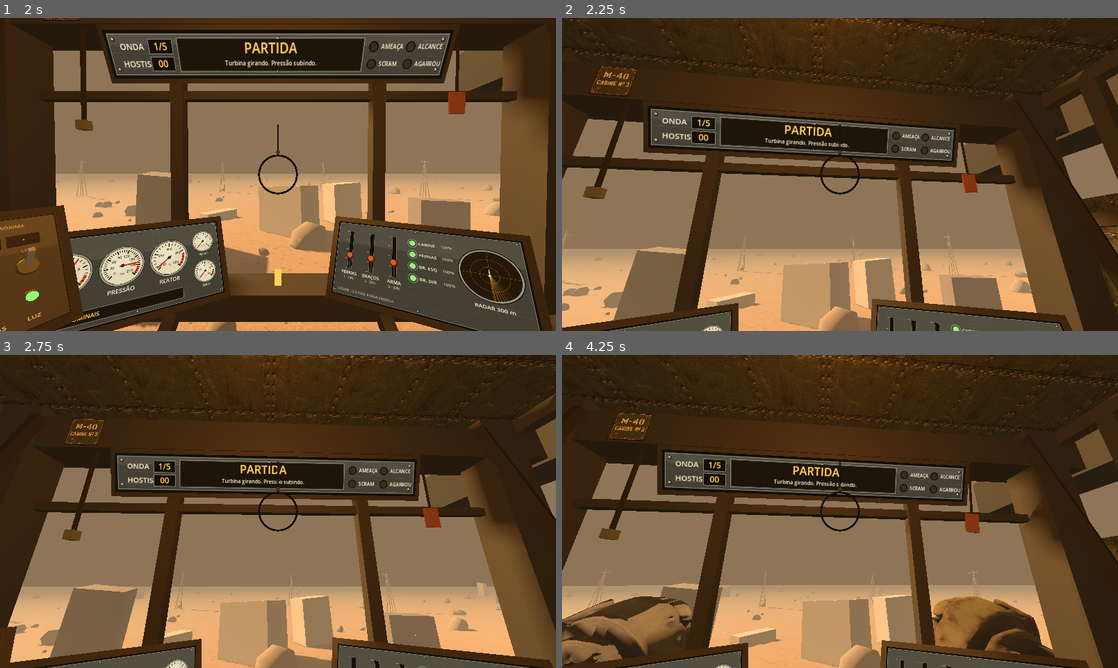
Above: before the commit, frames 1-4 (two rows, left to right).
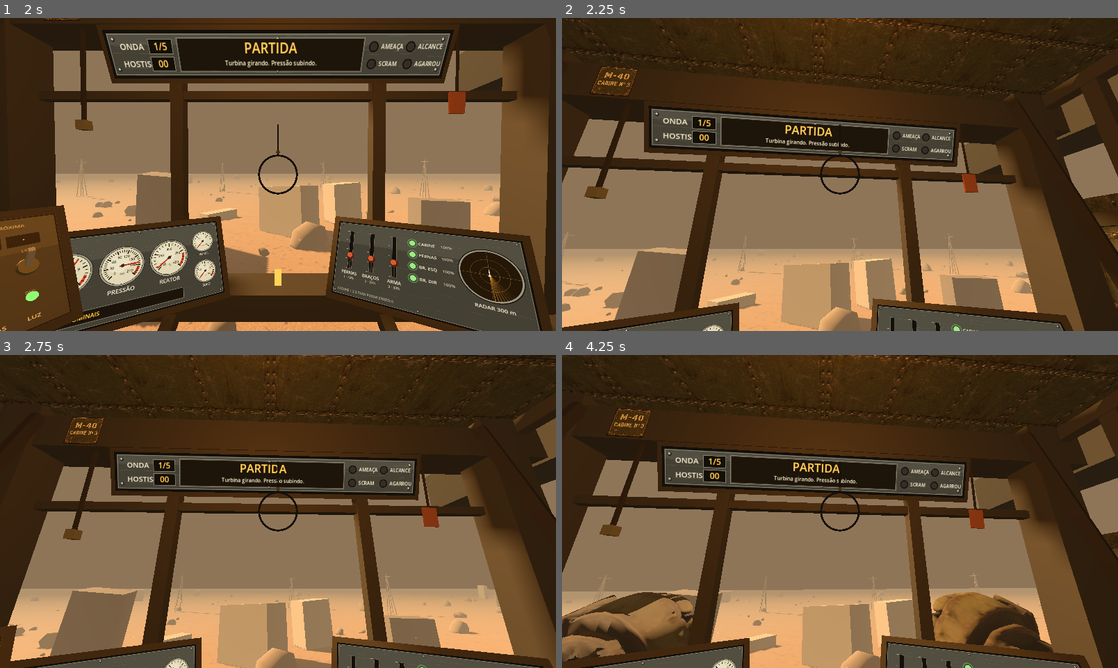
Above: after the commit, the same moments.

Repository: alanvitorb98-design/mech
Game: Godot game, scene res://main.tscn
The game is run twice, just before and just after one commit, with the same random seed, the same clock (stepped at 60 frames per second) and the same inputs.
Inputs (mouse positions are in pixels of both pictures, inside the frame that each line leads up to):
- Up to frame 1 (2 s): click "Pular a partida a frio" at 0.5 s; click "Ligar o mech" at 1.25 s
- Up to frame 2 (2.25 s): tap Enter at 2 s; move the mouse to (867, 174) at 2.02 s; hold W from 2.03 s (still down); tap Shift at 2.1 s; click (867, 174) at 2.17 s
- Up to frame 3 (2.75 s): keep holding W; tap Space at 2.27 s
- Up to frame 4 (4.25 s): keep holding W; move the mouse to (812, 511) at 2.77 s; tap Q at 2.85 s; click (812, 511) at 2.92 s; tap Space at 3.02 s; move the mouse to (851, 505) at 3.52 s; tap F at 3.6 s; click (851, 505) at 3.67 s

Frame 1 is identical in both runs. In frame 2, 3.7% of the frame differs, in the area x 0-100%, y 0-100%; in frame 3, 7.5%; in frame 4, 18%.

Commit message:
feat: peso e reação de corpo inteiro no andar e no soco do mech
Andar:
- passo de 2,2 a 2,7 s (pêndulo de perna de ~19 m), velocidade máxima 6 m/s
- fase com os dois pés no chão; corpo em velocidade constante, sem trancos
- quadril e torso passam juntos pro pé de apoio; torso não desliza mais
- molas quase criticamente amortecidas (afunda sem quicar), antecipação antes de levantar o pé
- passo de recuperação quando um empurrão forte desequilibra o mech

Soco:
- braço como massa com mola, amortecedor e força máxima da hidráulica
- mira procedural no inimigo mais próximo à frente (ou onde o piloto olha)
- impacto resolvido no contato do punho; acerto com hit-stop, coice na cabine, FOV e recuo
- golpe no vazio faz o corpo passar do ponto

Corpo e câmera:
- torso gira e inclina com o golpe, braço esquerdo recolhe, cabeça ajusta com atraso
- aceleração dos braços reage no torso, rolagem e pescoço
- cabine na suspensão, tremor por ruído suave, tranco e pulso de FOV na pisada
- capacete compensa só 30% do balanço

Co-Authored-By: Claude Opus 5.5 <noreply@anthropic.com>

Diff:
--- a/godot/scripts/main.gd
+++ b/godot/scripts/main.gd
@@ -1392,6 +1392,10 @@
 	S.punch_t = 0.25 + 0.45 * S.punch_c
 	S.punch_crel = S.punch_c * (0.45 + 0.55 * pf())
 	snd.play("hiss", 0.6 + S.punch_c)
+	# preparo: ombro direito vai pra trás, peso no pé de trás, cabeça acompanha
+	S.t_vel -= 0.25 + 0.35 * S.punch_c
+	S.sway_v += 0.3 * S.punch_c
+	S.hc_v += 0.2 * S.punch_c
 
 
 func punch_impact():
@@ -1433,8 +1437,7 @@
 			kill_crawler(cr)
 			hit = true
 	snd.play("impact", 1.0 if hit else 0.45)
-	S.shake = max(S.shake, 1.1 if hit else 0.5)
-	S.t_vel -= 0.25 * c   # recuo no torso
+	return hit
 
 
 func hit_mech(src_x, src_z, dmg):
@@ -1688,9 +1691,9 @@
 	var turn_in = ((1.0 if key(KEY_A) else 0.0) - (1.0 if key(KEY_D) else 0.0)) * unlocked
 	var v_t = 0.0
 	if fwd_in > 0.0:
-		v_t = 7.5 * leg_f * p
+		v_t = 6.0 * leg_f * p   # perna de ~19 m: acima disso a passada vira corrida
 	elif fwd_in < 0.0:
-		v_t = -2.8 * leg_f * p
+		v_t = -2.4 * leg_f * p
 	S.v = approach(S.v, v_t, (1.05 if fwd_in != 0.0 else 0.75) * (0.4 + 0.6 * p) * dt)
 	S.w = approach(S.w, turn_in * 0.3 * leg_f * p, (0.28 if turn_in != 0.0 else 0.36) * dt)
 	S.yaw += S.w * clamp(S.gf * 1.1, 0.35, 1.3) * dt
@@ -1706,6 +1709,9 @@
 	var max_acc = max_rate * 1.7
 	S.t_target = clamp(S.aim, -1.75, 1.75)   # o torso persegue pra onde o piloto olha
 	var a = clamp(5.5 * (S.t_target - S.t) - 2.4 * S.t_vel, -max_acc, max_acc)
+	var t_vel_prev = S.t_vel
+	# no golpe o motor do torso libera mais giro: o corpo acompanha o braço
+	max_rate *= 1.0 + 1.6 * S.commit
 	S.t_vel = clamp(S.t_vel + a * dt, -max_rate, max_rate)
 	S.t += S.t_vel * dt
 	if S.t > 1.8:
@@ -1724,6 +1730,16 @@
 		S.look_p = lerp(S.look_p, 0.0, kk)
 	# inclinação pela inércia
 	S.roll = lerp(S.roll, -S.w * 0.6 - S.t_vel * 0.025, min(1.0, dt * 3.0))
+	# pescoço: quando o torso dá tranco a cabeça fica pra trás e depois acerta a mira
+	var t_acc = (S.t_vel - t_vel_prev) / max(dt, 0.004)
+	S.hc_v += (-70.0 * S.hc - 11.0 * S.hc_v - t_acc * 0.35) * dt
+	S.hc = clamp(S.hc + S.hc_v * dt, -0.12, 0.12)
+	S.hp_adjv += (-55.0 * S.hp_adj - 10.0 * S.hp_adjv) * dt
+	S.hp_adj = clamp(S.hp_adj + S.hp_adjv * dt, -0.1, 0.1)
+	# reação dos braços no corpo (rolagem)
+	S.react_rollv += (-24.0 * S.react_roll - 8.0 * S.react_rollv) * dt
+	S.react_roll = clamp(S.react_roll + S.react_rollv * dt, -0.08, 0.08)
+	S.commit = max(0.0, S.commit - dt * 1.4)
 
 
 func update_legs(dt):
@@ -1732,8 +1748,11 @@
 	var fz = -cos(S.yaw)
 	var rx = cos(S.yaw)
 	var rz = -sin(S.yaw)
-	var vf = clamp(abs(S.v) / 7.0, 0.0, 1.0)
+	var vf = clamp(abs(S.v) / 6.0, 0.0, 1.0)
 	S.step_rest = max(0.0, S.step_rest - dt)
+	S.stumble = max(0.0, S.stumble - dt)
+	# ritmo de pêndulo: perna de ~19 m dá passo de 2,2 a 2,7 s
+	var t_step = clamp(2.7 - abs(S.v) * 0.085, 2.2, 2.7) / (0.6 + 0.4 * p)
 	var any_stepping = false
 	var worst = null
 	var worst_err = 0.0
@@ -1750,29 +1769,42 @@
 			worst_err = err
 			worst = L
 	var want_move = key(KEY_W) or key(KEY_S) or key(KEY_A) or key(KEY_D)
-	if not any_stepping and S.step_rest <= 0.0 and worst != null and worst_err > (0.12 if want_move else 1.1):
+	# empurrão forte tira o peso de cima dos pés: passo de recuperação, sem esperar
+	var pushed = S.push.length() > 2.5 and S.stumble <= 0.0
+	var can_step = S.step_rest <= 0.0 or pushed
+	if not any_stepping and can_step and worst != null and (worst_err > (0.3 if want_move else 1.1) or pushed):
 		var L = worst
 		L.stepping = true
 		L.t = 0.0
 		S.last_leg = L.side
-		L.dur = clamp(1.5 - abs(S.v) * 0.06, 1.05, 1.5) / (0.6 + 0.4 * p)
+		L.dur = t_step * 0.78   # 22% do ciclo com os dois pés no chão
+		if pushed:
+			L.dur = 1.1
+			S.stumble = 1.6
 		L.sx = L.x
 		L.sz = L.z
 		L.syaw = L.yaw
 		var v_e = S.v
 		if want_move and abs(S.v) > 0.05:
-			v_e = sign(S.v) * max(abs(S.v), 2.0)
-		# o pé pousa meio passo à frente do quadril, como passada de gente
-		var reach = v_e * 1.03 * L.dur + 4.2 * clamp(v_e / 6.0, -1.0, 1.0)
+			v_e = sign(S.v) * max(abs(S.v), 1.5)
+		# o pé pousa meio passo à frente de onde o quadril vai estar
+		var reach = v_e * L.dur + v_e * t_step * 0.4
 		L.tx = L.ix + fx * reach
 		L.tz = L.iz + fz * reach
+		if pushed:
+			L.tx += S.push.x * 0.9
+			L.tz += S.push.y * 0.9
 		L.tyaw = S.yaw + S.w * L.dur
 		S.P -= 3.0 + abs(S.v) * 0.8
+		# antecipação: o quadril afunda um pouco antes de tirar o pé
+		S.bob_v -= 0.5 + 0.5 * vf
 		if dt > 0.0:
 			snd.play("lift", 0.55 + 0.45 * vf, 1.2 / L.dur)
-	var gf_t = 0.55
+	var gf_t = 1.0
 	var rise_t = 0.0
-	var sway_t = 0.0
+	# peso no pé de apoio: começa a passar logo que o outro pé pousa (antes de levantar)
+	var sway_amp = 0.45 + 0.35 * vf
+	var sway_t = (S.last_leg * sway_amp) if (S.last_leg != null and (want_move or any_stepping)) else 0.0
 	var swing_side = 0.0
 	for L in legs:
 		if not L.stepping:
@@ -1780,30 +1812,34 @@
 			continue
 		L.t += dt / L.dur
 		var t = min(1.0, L.t)
-		var s = smooth(t)
+		# sobe devagar, vai pra frente, e no fim desce seco
+		var s = smooth(min(1.0, t / 0.82))
 		L.x = lerp(L.sx, L.tx, s)
 		L.z = lerp(L.sz, L.tz, s)
 		L.yaw = L.syaw + ang_wrap(L.tyaw - L.syaw) * s
-		L.y = sin(PI * pow(t, 1.4)) * (2.2 + 1.6 * vf)
-		gf_t = 0.6 + 0.65 * sin(PI * t)
-		rise_t = (0.12 + 0.2 * vf) * sin(PI * t)
-		sway_t = -L.side * (0.3 + 0.3 * vf)   # peso vai pra perna de apoio
+		L.y = sin(PI * pow(t, 1.5)) * (1.8 + 1.4 * vf)
+		gf_t = 1.0 - 0.07 * sin(PI * t)
+		rise_t = (0.15 + 0.25 * vf) * sin(PI * t)   # pêndulo invertido: corpo sobe no meio do apoio
+		sway_t = -L.side * sway_amp
 		swing_side = L.side
 		if t >= 1.0:
 			L.stepping = false
 			L.y = 0.0
 			var vol = 0.6 + 0.4 * vf
 			snd.play("step", vol)
-			S.shake = max(S.shake, 0.22 + vol * 0.25)
-			S.bob_v -= 2.4 + 3.0 * vf
-			S.nod_v -= 0.16 + 0.26 * vf
-			S.sway_v += L.side * (0.25 + 0.3 * vf)
+			S.shake = max(S.shake, 0.3 + vol * 0.3)
+			S.bob_v -= 1.6 + 2.4 * vf      # afunda devagar, sem quicar
+			S.kick_v -= 2.0 + 2.5 * vf     # pancada seca na câmera
+			S.pod_yv -= 1.0 + 1.4 * vf     # a cabine desce na suspensão
+			S.nod_v -= 0.05 + 0.07 * vf
+			S.fov_k += 0.6 + 0.8 * vf
+			S.sway_v += L.side * (0.15 + 0.2 * vf)
 			S.pend_fv += 0.8 + 1.6 * vf
 			S.pend_lv += L.side * 0.6
-			S.step_rest = 0.16 / (0.6 + 0.4 * p)
-			puff(Vector3(L.x, 1, L.z), 8.0, 0xb59a74, 1.8, 1.2)
-			puff(Vector3(L.x + rx * 3.0, 1, L.z + rz * 3.0), 5.0, 0xb59a74, 1.4, 1.0)
-			puff(Vector3(L.x - rx * 3.0, 1, L.z - rz * 3.0), 5.0, 0xb59a74, 1.4, 1.0)
+			S.step_rest = t_step * 0.22 if want_move else 0.5
+			puff(Vector3(L.x, 1, L.z), 8.0 + 4.0 * vf, 0xb59a74, 1.8 + vf, 1.2)
+			puff(Vector3(L.x + rx * 3.0, 1, L.z + rz * 3.0), 5.0 + 3.0 * vf, 0xb59a74, 1.4, 1.0)
+			puff(Vector3(L.x - rx * 3.0, 1, L.z - rz * 3.0), 5.0 + 3.0 * vf, 0xb59a74, 1.4, 1.0)
 			for cr in S.crawlers:
 				if cr.dead:
 					continue
@@ -1816,36 +1852,52 @@
 					var a = randf_range(0.0, TAU)
 					cr.x += cos(a) * 9.0
 					cr.z += sin(a) * 9.0
-	S.gf = lerp(S.gf, gf_t, min(1.0, dt * 6.0))
-	S.rise = lerp(S.rise, rise_t, min(1.0, dt * 5.0))
-	S.bob_v += (-46.0 * S.bob_y - 7.0 * S.bob_v) * dt
+	S.gf = lerp(S.gf, gf_t, min(1.0, dt * 4.0))
+	S.rise = lerp(S.rise, rise_t, min(1.0, dt * 3.0))
+	# molas quase criticamente amortecidas: massa grande não quica
+	S.bob_v += (-14.0 * S.bob_y - 7.1 * S.bob_v) * dt
 	S.bob_y += S.bob_v * dt
-	S.nod_v += (-52.0 * S.nod - 8.0 * S.nod_v) * dt
+	S.nod_v += (-30.0 * S.nod - 9.9 * S.nod_v) * dt
 	S.nod += S.nod_v * dt
+	S.kick_v += (-140.0 * S.kick - 14.0 * S.kick_v) * dt
+	S.kick += S.kick_v * dt
 	var prev_sv = S.sway_v
-	S.sway_v += (20.0 * (sway_t - S.sway) - 7.0 * S.sway_v) * dt
+	S.sway_v += (10.0 * (sway_t - S.sway) - 6.0 * S.sway_v) * dt
 	S.sway += S.sway_v * dt
-	S.arm_swing = lerp(S.arm_swing, -swing_side * (0.35 + 0.65 * vf), min(1.0, dt * 3.0))
+	S.arm_swing = lerp(S.arm_swing, -swing_side * (0.35 + 0.65 * vf), min(1.0, dt * 2.0))
+	# aceleração real do corpo (passo + empurrão), no referencial do mech
+	var vw = Vector2(fx, fz) * (S.v * S.gf) + S.push
+	var idt = 1.0 / max(dt, 0.004)
+	var acc = (vw - S.vw_prev) * idt
+	S.vw_prev = vw
+	var a_f = clamp(acc.dot(Vector2(fx, fz)), -9.0, 9.0)
+	var a_side = clamp(acc.dot(Vector2(rx, rz)), -9.0, 9.0)
+	S.v_inst = S.v * S.gf
+	# torso atrasa na aceleração (inclina pra trás ao arrancar, pra frente ao frear)
+	S.lean_fv += (-6.0 * S.lean_f - 3.4 * S.lean_fv + a_f * 0.12) * dt
+	S.lean_f = clamp(S.lean_f + S.lean_fv * dt, -0.12, 0.12)
+	# cabine pendurada na suspensão
+	S.pod_zv += (-40.0 * S.pod_z - 8.0 * S.pod_zv + a_f * 0.35) * dt
+	S.pod_z = clamp(S.pod_z + S.pod_zv * dt, -0.7, 0.7)
+	S.pod_yv += (-40.0 * S.pod_y - 8.0 * S.pod_yv) * dt
+	S.pod_y = clamp(S.pod_y + S.pod_yv * dt, -0.6, 0.6)
 	# peças penduradas: reagem à aceleração da cabine
-	var v_inst = S.v * S.gf
-	var idt = 1.0 / max(dt, 0.004)
-	var a_f = clamp((v_inst - S.v_inst) * idt, -9.0, 9.0)
-	S.v_inst = v_inst
-	var a_l = clamp((S.sway_v - prev_sv) * idt, -9.0, 9.0) + S.t_vel * 2.5 + S.w * 6.0
+	var a_l = clamp((S.sway_v - prev_sv) * idt, -9.0, 9.0) + a_side + S.t_vel * 2.5 + S.w * 6.0
 	S.pend_fv += (-13.0 * S.pend_f - 0.8 * S.pend_fv + a_f * 0.4) * dt
 	S.pend_f = clamp(S.pend_f + S.pend_fv * dt, -1.1, 1.1)
 	S.pend_lv += (-13.0 * S.pend_l - 0.8 * S.pend_lv + a_l * 0.4) * dt
 	S.pend_l = clamp(S.pend_l + S.pend_lv * dt, -1.1, 1.1)
-	# pernas humanoides: quadril em cima dos pés, joelho dobra pra frente
+	# pernas humanoides: quadril em cima dos pés, joelho dobra pra frente.
+	# o quadril inteiro (e o corpo junto) passa pro pé de apoio, sem deslizar o torso
 	var max_h = 0.0
 	for L in legs:
-		L.hx = S.pos.x + rx * (L.side * 3.6 + S.sway * 0.6)
-		L.hz = S.pos.y + rz * (L.side * 3.6 + S.sway * 0.6)
+		L.hx = S.pos.x + rx * (L.side * 3.6 + S.sway)
+		L.hz = S.pos.y + rz * (L.side * 3.6 + S.sway)
 		if not L.stepping:
 			max_h = max(max_h, hyp(L.x - L.hx, L.z - L.hz))
 	# perna esticada limita a altura do quadril
 	var cap = sqrt(max(1.0, (2.0 * LEG - 0.15) * (2.0 * LEG - 0.15) - max_h * max_h)) + ANK
-	S.body_y = lerp(S.body_y, min(HIP + S.bob_y + S.rise, cap) - HIP, min(1.0, dt * 12.0))
+	S.body_y = lerp(S.body_y, min(HIP + S.bob_y + S.rise, cap) - HIP, min(1.0, dt * 8.0))
 	var hint = Vector3(fx, 0.1, fz)
 	for L in legs:
 		var hip = Vector3(L.hx, HIP + S.body_y, L.hz)
@@ -1860,6 +1912,8 @@
 func update_punch(dt):
 	var p = pf()
 	var elec = 1.0 if S.reactor_on else 0.4
+	var a = arm_r
+	var b = arm_l
 	if S.punch_s == "charge":
 		S.punch_c = min(1.0, S.punch_c + (0.32 + 1.0 * S.E.arms) * p * elec * dt)
 		if not mouse_l:
@@ -1867,14 +1921,14 @@
 	elif S.punch_s == "windup":
 		S.punch_t -= dt
 		if S.punch_t <= 0.0:
-			S.punch_s = "strike"
-			S.punch_t = 0.17
+			start_strike(a)
 	elif S.punch_s == "strike":
 		S.punch_t -= dt
-		if S.punch_t <= 0.0:
-			punch_impact()
-			S.punch_s = "recover"
-			S.punch_t = 0.7 + 0.6 * S.punch_crel
+		# o golpe resolve quando o punho chega no alvo (ou começa a voltar), não por relógio fixo
+		var to_t = S.punch_tgt - a.pos
+		var reached = to_t.length() < 1.6 or (S.arm_vel.dot(to_t) < 0.0 and S.punch_t < 0.5)
+		if reached or S.punch_t <= 0.0:
+			resolve_punch(a)
 	elif S.punch_s == "recover":
 		S.punch_t -= dt
 		if S.punch_t <= 0.0:
@@ -1893,36 +1947,142 @@
 	S.guard = approach(S.guard, 1.0 if want_guard else 0.0, (1.0 if want_guard else 0.55) * (0.4 + 0.6 * p) * dt)
 	var gs = smooth(S.guard)
 	var swing = S.arm_swing * (1.0 - gs) * 3.4
-	# braço direito: soco
-	var a = arm_r
+	var pk = 0.5 + 0.5 * p
+	# braço direito: massa na ponta de um pistão. Mola + amortecedor + força máxima da hidráulica
 	var tgt = a.rest.lerp(a.guard, gs)
 	tgt.z -= swing
-	var cocked = Vector3(9, -2.4, 3.2)
-	var rate = 15.0
+	var c = S.punch_c
+	var cocked = Vector3(9.5, -2.0 - 1.2 * c, 3.0 + 2.2 * c)   # quanto mais carga, mais pra trás
+	var k = 45.0
+	var zeta = 0.85
+	var fmax = 160.0
 	if S.punch_s == "charge":
-		tgt = tgt.lerp(cocked, smooth(min(1.0, S.punch_c * 1.5)))
+		tgt = tgt.lerp(cocked, smooth(min(1.0, c * 1.5)))
+		k = 30.0
+		fmax = 70.0
 	elif S.punch_s == "windup":
 		tgt = cocked
+		k = 50.0
+		fmax = 120.0
 	elif S.punch_s == "strike":
-		tgt = Vector3(2.2, -1.8, -8.4)
-		rate = 190.0
+		tgt = S.punch_tgt
+		k = 220.0 + 300.0 * S.punch_crel
+		zeta = 0.32   # passa do ponto: follow-through
+		fmax = 700.0 + 1300.0 * S.punch_crel
 	elif S.punch_s == "recover":
-		rate = 13.0
-	var np = a.pos.move_toward(tgt, rate * (0.5 + 0.5 * p) * dt)
-	if S.punch_s == "charge":   # o braço treme enquanto pressuriza
-		np.x += randf_range(-0.03, 0.03) * S.punch_c
-		np.y += randf_range(-0.03, 0.03) * S.punch_c
-	a.pos = np
+		k = 14.0      # volta pesado, sem pressa
+		zeta = 0.9
+		fmax = 55.0
+	var force = (k * (tgt - a.pos) - 2.0 * sqrt(k) * zeta * S.arm_vel).limit_length(fmax * pk)
+	if S.punch_s == "charge":   # o braço vibra enquanto pressuriza
+		force += Vector3(randf_range(-1.0, 1.0), randf_range(-1.0, 1.0), 0.0) * c * 30.0
+	S.arm_vel += force * dt
+	a.pos += S.arm_vel * dt
+	var off = a.pos - a.shoulder
+	if off.length() > 15.4:
+		var n = off.normalized()
+		a.pos = a.shoulder + n * 15.4
+		var out = S.arm_vel.dot(n)
+		if out > 0.0:
+			S.arm_vel -= n * out
+	arm_reaction(a, S.arm_vel, dt)
 	update_arm(a)
-	# braço esquerdo: bloqueio
+	# braço esquerdo: bloqueio. No soco do direito ele recolhe pro peito (contra-movimento)
 	var can_block = mouse_r and S.sec.armL > 0.0 and S.P > 10.0 and S.guard > 0.6
 	S.block = min(1.0, S.block + 2.4 * p * dt) if can_block else max(0.0, S.block - 2.8 * dt)
-	var b = arm_l
-	tgt = b.rest.lerp(b.guard, gs)
-	tgt.z += swing
-	tgt = tgt.lerp(Vector3(-1.4, -1, -7.2), smooth(S.block))
-	b.pos = b.pos.move_toward(tgt, 30.0 * dt)
+	var bt = b.rest.lerp(b.guard, gs)
+	bt.z += swing
+	if S.punch_s == "windup" or S.punch_s == "strike":
+		bt = bt.lerp(Vector3(-4.6, -3.2, -2.5), 0.7 if S.punch_s == "strike" else 0.35)
+	bt = bt.lerp(Vector3(-1.4, -1, -7.2), smooth(S.block))
+	var bv = b.get("vel", Vector3.ZERO)
+	var kb = 60.0
+	var fb = (kb * (bt - b.pos) - 2.0 * sqrt(kb) * 0.8 * bv).limit_length(240.0 * pk)
+	bv += fb * dt
+	b.pos += bv * dt
+	b.vel = bv
+	arm_reaction(b, bv, dt)
 	update_arm(b)
+
+
+# o braço acelera, o corpo leva o tranco ao contrário (torso, rolagem, pescoço)
+func arm_reaction(arm, vel, dt):
+	var prev = arm.get("vprev", vel)
+	arm.vprev = vel
+	var acc = ((vel - prev) / max(dt, 0.004)).limit_length(2500.0)
+	S.react_rollv += (acc.y * arm.side * 0.0006 - acc.x * 0.0002) * dt
+	S.lean_fv += -acc.z * 0.0002 * dt
+	S.t_vel += acc.z * arm.side * 0.0003 * dt
+	S.hc_v += -acc.x * 0.0004 * dt
+
+
+# mira procedural: o soco vai onde o inimigo está, não sempre no mesmo ponto
+func compute_punch_target(a):
+	var world_pt = null
+	var best_d = 1e9
+	for col in S.colossi:
+		if col.state == "dead":
+			continue
+		var d = hyp(col.x - S.pos.x, col.z - S.pos.y)
+		if d < 70.0 and abs(angle_to(col.x, col.z)) < 40.0 * DEG and d < best_d:
+			best_d = d
+			world_pt = Vector3(col.x, 26.0 + randf_range(-3.0, 3.0), col.z)
+	if world_pt == null:
+		for cr in S.crawlers:
+			if cr.dead or cr.state == "latched":
+				continue
+			var d = hyp(cr.x - S.pos.x, cr.z - S.pos.y)
+			if d < 36.0 and abs(angle_to(cr.x, cr.z)) < 35.0 * DEG and d < best_d:
+				best_d = d
+				world_pt = Vector3(cr.x, 2.0, cr.z)
+	if world_pt == null:
+		world_pt = cam.global_position - cam.global_transform.basis.z * 40.0
+	var local = cockpit.to_local(world_pt)
+	var dir = (local - a.shoulder).normalized()
+	dir.z = min(dir.z, -0.35)
+	dir = dir.normalized()
+	return a.shoulder + dir * 14.6 + Vector3(randf_range(-0.6, 0.6), randf_range(-0.6, 0.6), 0.0)
+
+
+func start_strike(a):
+	var cr = S.punch_crel
+	S.punch_s = "strike"
+	S.punch_t = 0.75
+	S.punch_tgt = compute_punch_target(a)
+	# o corpo inteiro vai junto: ombro gira, peso passa pra frente, cabeça encolhe
+	S.commit = 0.6 + 0.4 * cr
+	S.t_vel += 0.45 + 0.6 * cr
+	S.lean_fv -= 0.12 + 0.2 * cr
+	S.sway_v -= 0.4 * cr
+	S.hp_adjv -= 0.35 * (0.5 + cr)
+	S.pod_zv -= 0.8 * cr
+
+
+func resolve_punch(a):
+	var cr = S.punch_crel
+	var hit = punch_impact()
+	S.punch_s = "recover"
+	S.punch_t = 0.8 + 0.6 * cr
+	if hit:
+		S.hitstop = 0.05 + 0.08 * cr          # o mundo trava um instante no contato
+		S.arm_vel = -S.arm_vel * 0.18          # o punho para no alvo e volta
+		S.shake = max(S.shake, 0.9 + 0.6 * cr)
+		S.pod_zv += 2.0 + 3.0 * cr             # cabine leva o coice
+		S.fov_k += 2.0 + 3.0 * cr
+		S.t_vel -= 0.35 + 0.5 * cr             # recuo no ombro
+		S.lean_fv += 0.25 * cr
+		S.hp_adjv += 0.5 + 0.6 * cr            # cabeça dá o tranco
+		S.hc_v += randf_range(-0.6, 0.6)
+		S.push -= Vector2(-sin(S.yaw), -cos(S.yaw)) * (1.0 + 2.5 * cr)
+		S.neural = min(1.0, S.neural + 0.15 * cr)
+		puff(cockpit.to_global(a.pos), 4.0 + 6.0 * cr, 0xffc070, 0.35, 1.0)
+	else:
+		# soco no vazio: o corpo passa do ponto e demora pra voltar
+		S.punch_t += 0.5
+		S.t_vel += 0.3 * cr
+		S.lean_fv -= 0.15 * cr
+		S.commit = 1.0
+		S.shake = max(S.shake, 0.3)
 
 
 func update_colossi(dt):
@@ -2167,6 +2327,7 @@
 	dust.position = Vector3(S.pos.x, 22.0, S.pos.y)
 	# conexão neural e tremor
 	S.shake = max(0.0, S.shake - dt * 1.6)
+	S.fov_k = clamp(S.fov_k - dt * (2.5 + S.fov_k * 2.0), 0.0, 6.0)
 	S.neural = max(0.0, S.neural - dt * 0.55)
 	var low = (0.25 + 0.1 * sin(S.time * 4.0)) if S.sec.cockpit < 30.0 else 0.0
 	vignette.modulate.a = clamp(S.neural * 0.9 + low, 0.0, 1.0)
@@ -2214,16 +2375,32 @@
 
 
 # ============================== CÂMERA E LAÇO ==============================
+var shake_noise = null
+var shake_clock = 0.0
+
+
 func apply_camera():
-	mech.position = Vector3(S.pos.x, S.body_y, S.pos.y)
+	# o corpo inteiro (quadril + torso) passa pro pé de apoio; o torso não desliza sobre o quadril
+	mech.position = Vector3(S.pos.x + cos(S.yaw) * S.sway, S.body_y, S.pos.y - sin(S.yaw) * S.sway)
 	mech.rotation.y = S.yaw
-	var lean = S.roll * 0.5 - S.sway * 0.02
-	torso.position.x = S.sway
-	torso.rotation = Vector3(S.nod, S.t + S.sway * 0.01, lean)
+	var lean = S.roll * 0.5 - S.sway * 0.02 + S.react_roll
+	var pitch = S.nod + S.lean_f
+	torso.position.x = 0.0
+	torso.rotation = Vector3(pitch, S.t + S.sway * 0.01, lean)
+	# tremor grave e contínuo (ruído suave), não chiado aleatório por quadro
+	if shake_noise == null:
+		shake_noise = FastNoiseLite.new()
+		shake_noise.noise_type = FastNoiseLite.TYPE_SIMPLEX
+		shake_noise.frequency = 1.0
 	var sh = S.shake * S.shake
-	cockpit.position = Vector3(randf_range(-0.5, 0.5) * sh * 0.3, 8.0 + randf_range(-0.5, 0.5) * sh * 0.3, -4.2)
-	# o capacete compensa boa parte do balanço do corpo, pra mira ficar firme
-	head.rotation = Vector3(S.p + S.look_p - S.nod * 0.75 + randf_range(-0.5, 0.5) * sh * 0.006, S.h + S.look_h, -lean * 0.75 + randf_range(-0.5, 0.5) * sh * 0.008)
+	var q = shake_clock * 8.0
+	var n1 = shake_noise.get_noise_2d(q, 0.0)
+	var n2 = shake_noise.get_noise_2d(q, 37.0)
+	var n3 = shake_noise.get_noise_2d(q, 91.0)
+	cockpit.position = Vector3(n1 * sh * 0.45, 8.0 + S.pod_y + S.kick + n2 * sh * 0.45, -4.2 + S.pod_z)
+	# o capacete compensa só parte do balanço: o piloto sente o passo, mas a mira fica utilizável
+	head.rotation = Vector3(S.p + S.look_p - pitch * 0.3 + S.hp_adj + n3 * sh * 0.01, S.h + S.look_h + S.hc, -lean * 0.4 + n1 * sh * 0.012)
+	cam.fov = 72.0 + S.fov_k
 	pendulum.rotation = Vector3(S.pend_f, 0.0, S.pend_l)
 	pendulum2.rotation = Vector3(S.pend_f * 0.7, 0.0, S.pend_l * 0.7)
 
@@ -2232,6 +2409,10 @@
 	if S == null:
 		return
 	var dt = min(0.05, delta)
+	shake_clock += delta
+	if S.hitstop > 0.0:   # trava curta no contato do soco
+		S.hitstop -= delta
+		dt *= 0.06
 	if S.phase == "play":
 		S.time += dt
 		update_systems(dt)
--- a/godot/scripts/state.gd
+++ b/godot/scripts/state.gd
@@ -50,7 +50,7 @@
 var body_y = 0.0
 var last_leg = null
 var step_rest = 0.0
-var gf = 0.55
+var gf = 1.0
 var v_inst = 0.0
 var bob_y = 0.0
 var bob_v = 0.0
@@ -64,6 +64,33 @@
 var pend_fv = 0.0
 var pend_l = 0.0
 var pend_lv = 0.0
+# peso: inclinação por inércia, cabine na mola, impacto na câmera
+var lean_f = 0.0
+var lean_fv = 0.0
+var pod_z = 0.0
+var pod_zv = 0.0
+var pod_y = 0.0
+var pod_yv = 0.0
+var kick = 0.0       # pancada vertical da câmera (m)
+var kick_v = 0.0
+var fov_k = 0.0
+var hitstop = 0.0
+var stumble = 0.0
+# soco procedural
+var arm_vel = Vector3.ZERO
+var punch_tgt = Vector3.ZERO
+var punch_hit = false
+var punch_dir = 0.0
+# corpo inteiro reage aos braços
+var vw_prev = Vector2.ZERO
+var arm_vel_prev = Vector3.ZERO
+var react_roll = 0.0
+var react_rollv = 0.0
+var hc = 0.0          # compensação do pescoço (atrasa e acerta)
+var hc_v = 0.0
+var hp_adj = 0.0      # ajuste de pitch da cabeça
+var hp_adjv = 0.0
+var commit = 0.0      # o corpo vai junto no golpe (0..1)
 var msg_big = ""
 var msg_sub = ""
 var msg_t = 0.0
